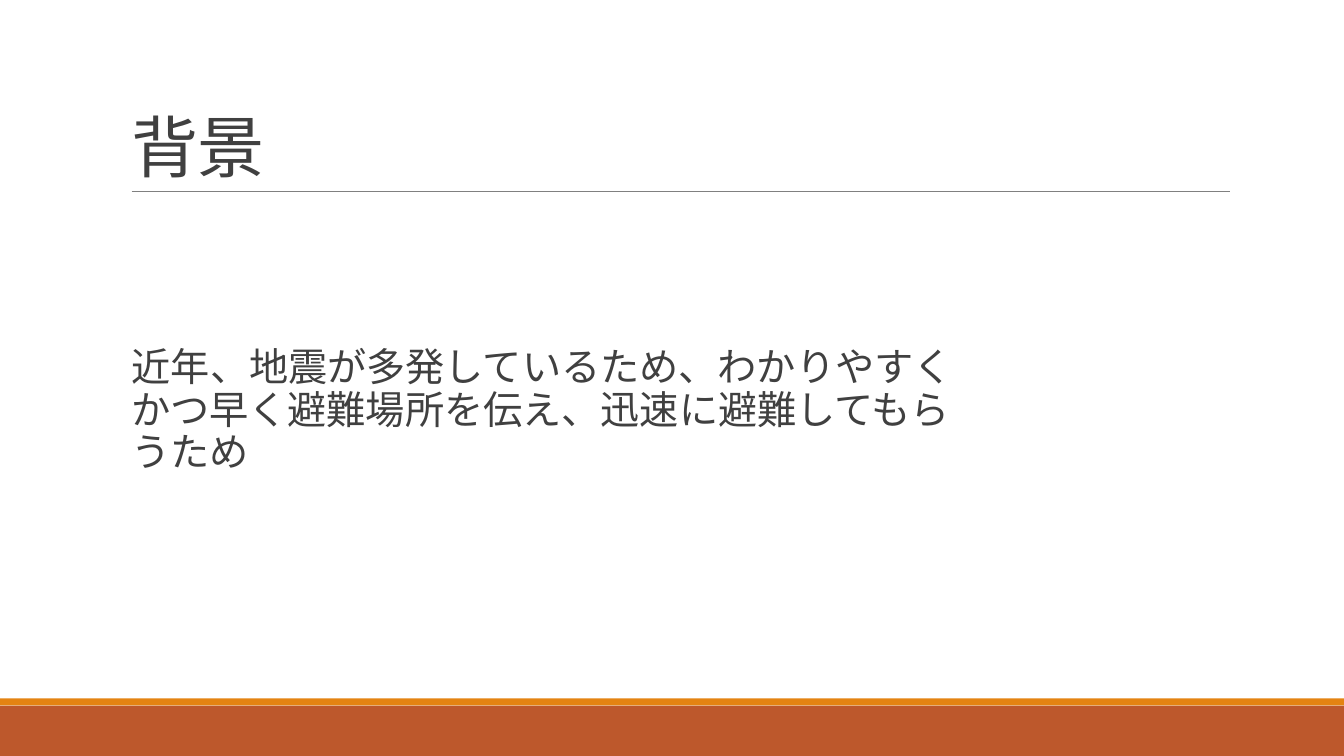
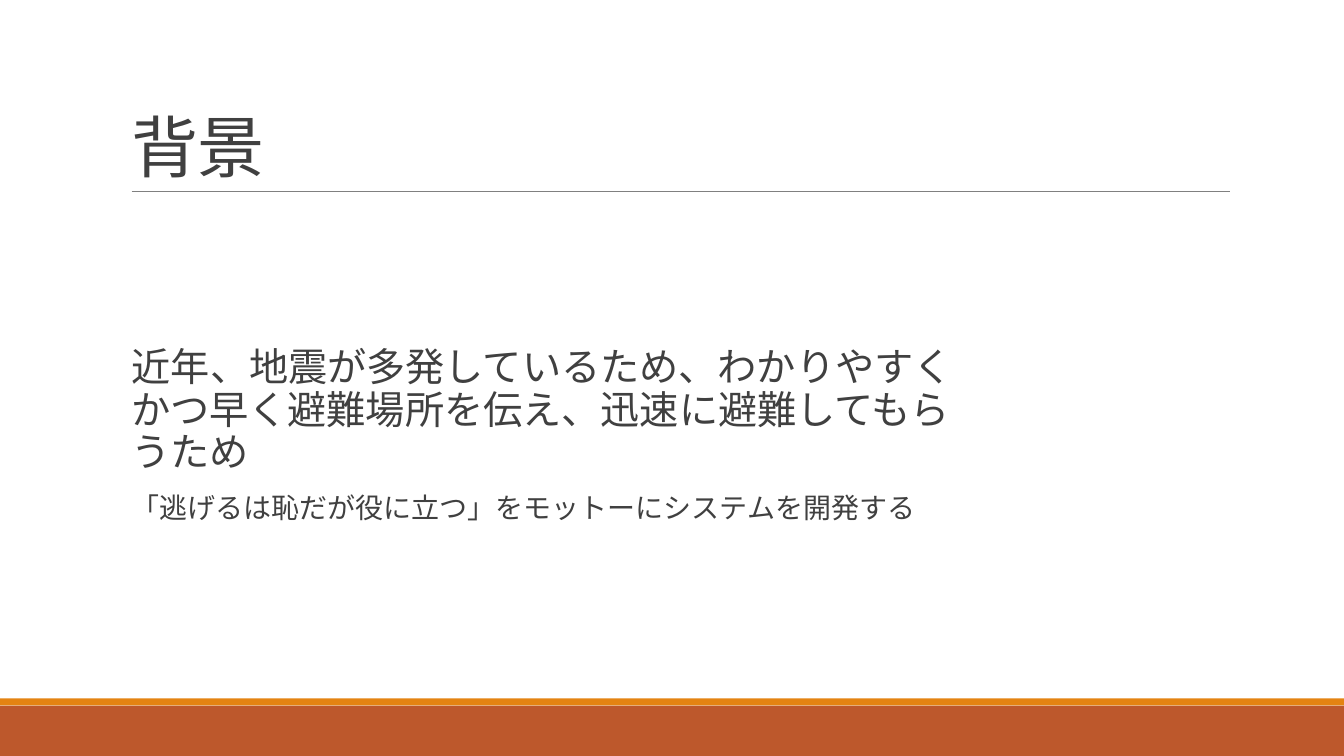
Before and after one commit to tomoyukikondo/yabukiC2017, a slide deck: slide 3 of 避難所情報サービス開発プロジェクト.pptx. Drawn at 1344x756 pixels with LibreOffice and Linux fonts; fonts in the diff are those of the drawing. Boxes give left, top, right and bottom in pixels: in the first picture for what was removed or moved away, otherwise in the second. Text is boxed around its words. In the diff, an @@ line names an element or a change of style, - is before the commit and + after.

```diff
--- a/避難所情報サービス開発プロジェクト.pptx
+++ b/避難所情報サービス開発プロジェクト.pptx
@@ text at (131, 494, 915, 521): paragraph added @@
+  「逃げるは恥だが役に立つ」をモットーにシステムを開発する
```
Also in this commit, not shown: 3 other slides changed, 1 slide removed, 1 other file.
